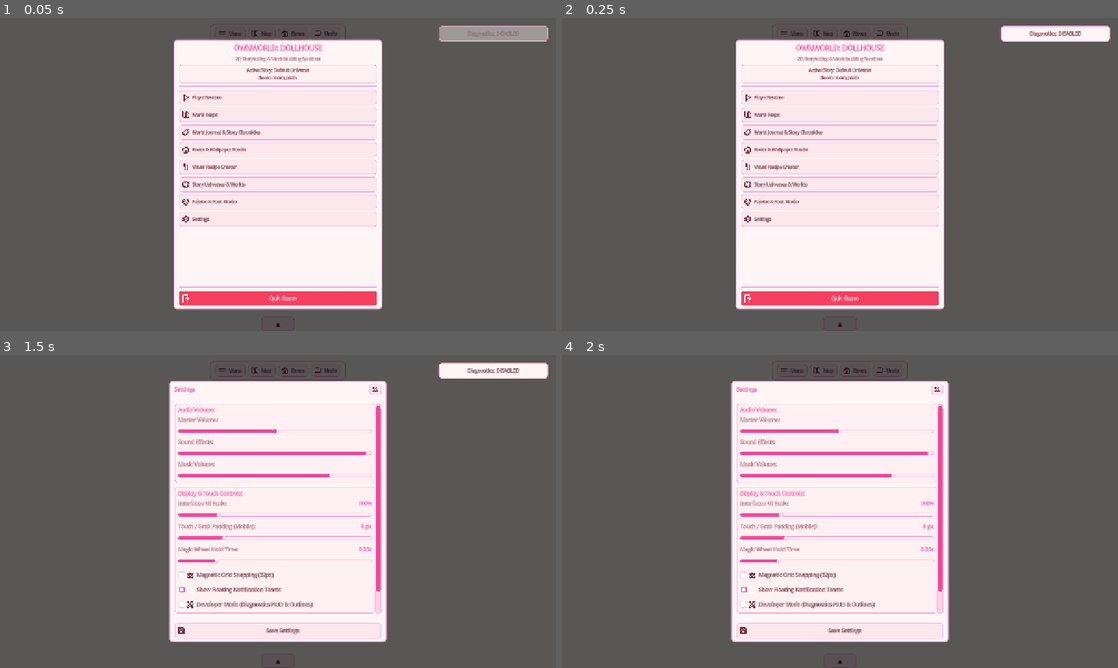
Above: before the commit, frames 1-4 (two rows, left to right).
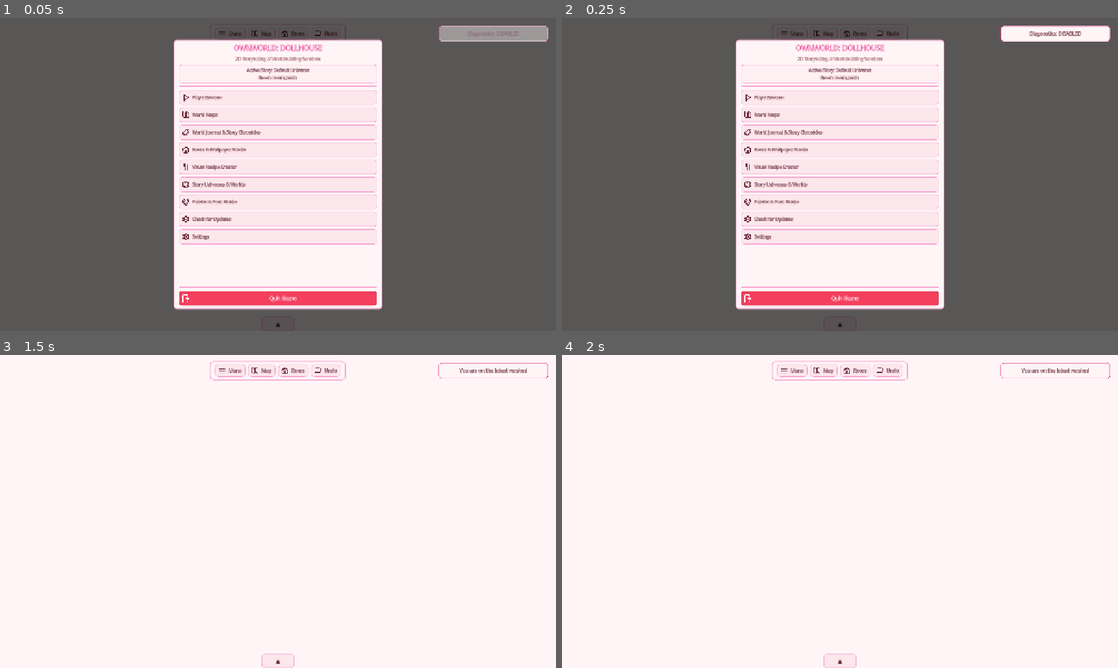
Above: after the commit, the same moments.

Repository: ryanbutinagumballmachine-alt/ownworld-dollhouse
Game: Godot game, scene res://Core/Main.tscn
The game is run twice, just before and just after one commit, with the same random seed, the same clock (stepped at 60 frames per second) and the same inputs.
Inputs (mouse positions are in pixels of both pictures, inside the frame that each line leads up to):
- Up to frame 1 (0.05 s): no input
- Up to frame 2 (0.25 s): no input
- Up to frame 3 (1.5 s): click (278, 555) at 0.5 s, where only the run after the commit has a clickable "Check for Updates"; click (278, 433) at 1.25 s, where only the run after the commit has a clickable "Play / Resume"
- Up to frame 4 (2 s): no input

The runs differ from the first frame. In frame 1, 0.4% of the frame differs, in the area x 32-68%, y 63-73%; in frame 2, 0.4%; in frame 3, 72%; in frame 4, 72%, in the area x 0-100%, y 0-100%.

Commit message:
Add back navigation and update manager

Diff:
--- a/Core/Main.gd
+++ b/Core/Main.gd
@@ -155,7 +155,9 @@
 
 
 func _notification(what: int) -> void:
-	if what == NOTIFICATION_WM_CLOSE_REQUEST:
+	if what == NOTIFICATION_WM_GO_BACK_REQUEST:
+		_handle_mobile_back_button()
+	elif what == NOTIFICATION_WM_CLOSE_REQUEST:
 		SaveSystem.save_current_room_state()
 		_save_session_from_main_state()
 		if drawer_tray_ui != null: drawer_tray_ui.save_cast_tray_for_current_universe()
@@ -170,6 +172,39 @@
 		if is_room_loaded:
 			SaveSystem.save_current_room_state()
 		_save_session_from_main_state()
+
+func _handle_mobile_back_button() -> void:
+	# 1. Close Magic Wheel if open
+	if magic_wheel_ui != null and magic_wheel_ui.visible:
+		magic_wheel_ui.close_wheel()
+		return
+
+	# 2. Close Drawer Tray if open
+	if drawer_tray_ui != null and drawer_tray_ui.is_drawer_open:
+		drawer_tray_ui._toggle_drawer_state()
+		return
+
+	# 3. Close any active popup dialogs
+	for ui: Node in get_tree().get_nodes_in_group("modal_ui"):
+		if is_instance_valid(ui) and ui != main_menu_ui:
+			if ui is CanvasLayer and (ui as CanvasLayer).visible:
+				if ui.has_method("close_dialog"): ui.call("close_dialog")
+				elif ui.has_method("close_studio"): ui.call("close_studio")
+				elif ui.has_method("close_map"): ui.call("close_map")
+				elif ui.has_method("close_hub"): ui.call("close_hub")
+				else: (ui as CanvasLayer).visible = false
+				return
+			elif ui is Control and (ui as Control).visible:
+				ui.visible = false
+				return
+
+	# 4. If nothing else is open, toggle Main Menu
+	if main_menu_ui != null and not main_menu_ui.visible:
+		main_menu_ui.open_menu()
+	else:
+		# Clean save & exit
+		SaveSystem.save_current_room_state()
+		get_tree().quit()
 
 
 func _load_dialog_instance(candidate_paths: Array[String]) -> CanvasLayer:
--- /dev/null
+++ b/Systems/UpdateManager.gd
@@ -0,0 +1,57 @@
+# ==============================================================================
+# File: res://Systems/UpdateManager.gd
+# Base Class: RefCounted (class_name UpdateManager)
+# ==============================================================================
+
+class_name UpdateManager
+extends RefCounted
+
+# 👉 Replace with your actual GitHub username and repository name
+const GITHUB_REPO: String = "ryanbutinagumballmachine-alt/ownworld-dollhouse"
+
+static func check_for_updates(caller_node: Node, on_result: Callable) -> void:
+	if caller_node == null:
+		return
+
+	var http_request: HTTPRequest = HTTPRequest.new()
+	caller_node.add_child(http_request)
+
+	var url: String = "https://api.github.com/repos/%s/releases/latest" % GITHUB_REPO
+	var headers: PackedStringArray = [
+		"User-Agent: OwnWorld-Dollhouse-App",
+		"Accept: application/vnd.github.v3+json"
+	]
+
+	http_request.request_completed.connect(func(result: int, response_code: int, _headers: PackedStringArray, body: PackedByteArray) -> void:
+		http_request.queue_free()
+
+		if result != HTTPRequest.RESULT_SUCCESS or response_code != 200:
+			on_result.call(false, "", "")
+			return
+
+		var parsed: Variant = JSON.parse_string(body.get_string_from_utf8())
+		if not parsed is Dictionary:
+			on_result.call(false, "", "")
+			return
+
+		var data: Dictionary = parsed as Dictionary
+		var release_tag: String = str(data.get("tag_name", ""))
+		var assets: Array = data.get("assets", [])
+		var apk_download_url: String = ""
+
+		for asset in assets:
+			if asset is Dictionary:
+				var asset_name: String = str(asset.get("name", ""))
+				if asset_name.ends_with(".apk"):
+					apk_download_url = str(asset.get("browser_download_url", ""))
+					break
+
+		var has_update: bool = not apk_download_url.is_empty()
+		on_result.call(has_update, release_tag, apk_download_url)
+	)
+
+	http_request.request(url, headers)
+
+static func download_update(apk_url: String) -> void:
+	if not apk_url.is_empty():
+		OS.shell_open(apk_url)
--- a/UI/Drawer/DrawerTray.gd
+++ b/UI/Drawer/DrawerTray.gd
@@ -12,7 +12,6 @@
 const CARD_WIDTH: float = 74.0
 const CARD_HEIGHT: float = 82.0
 const GRID_SPACING: int = 6
-const TEMPLATES_DIR: String = "user://templates/"
 
 enum TrayMode { ASSETS, PROPS, FURNITURE, CAST }
 var current_mode: TrayMode = TrayMode.ASSETS
@@ -67,9 +66,12 @@
 signal character_spawn_requested(char_data: Dictionary)
 signal template_spawn_requested(template_data: Dictionary)
 
-func _get_props_path() -> String: return TEMPLATES_DIR + SaveSystem.get_current_universe_id() + "_props.json"
-func _get_furniture_path() -> String: return TEMPLATES_DIR + SaveSystem.get_current_universe_id() + "_furniture.json"
-func _get_cast_path() -> String: return SaveSystem.get_universe_cast_path()
+func _get_props_path() -> String:
+	return DrawerMetadataService.get_props_path(SaveSystem.get_current_universe_id())
+func _get_furniture_path() -> String:
+	return DrawerMetadataService.get_furniture_path(SaveSystem.get_current_universe_id())
+func _get_cast_path() -> String:
+	return DrawerMetadataService.get_cast_path(SaveSystem.get_current_universe_id())
 func _get_current_universe_id() -> String: return SaveSystem.get_current_universe_id()
 func _generate_entity_uuid(base_name: String) -> String: return base_name.validate_node_name() + "_" + str(Time.get_ticks_usec())
 func _notify(message: String, is_success: bool = true) -> void: EventBus.notification_requested.emit(message, is_success)
--- a/UI/MainMenuUI.gd
+++ b/UI/MainMenuUI.gd
@@ -157,6 +157,16 @@
 	_add_menu_btn(menu_buttons_vbox, "Palette & Font Studio", "icon_palette", func() -> void:
 		close_menu()
 		open_theme_studio_requested.emit()
+	)
+	_add_menu_btn(menu_buttons_vbox, "Check for Updates", "icon_refresh", func() -> void:
+		EventBus.notification_requested.emit("Checking for updates...", true)
+		UpdateManager.check_for_updates(self, func(found: bool, tag: String, download_url: String) -> void:
+			if found:
+				EventBus.notification_requested.emit("New Version Found: " + tag + "! Opening download...", true)
+				UpdateManager.download_update(download_url)
+			else:
+				EventBus.notification_requested.emit("You are on the latest version!", true)
+		)
 	)
 	_add_menu_btn(menu_buttons_vbox, "Settings", "icon_settings", func() -> void:
 		close_menu()
Not shown, added: Systems/UpdateManager.gd.uid
